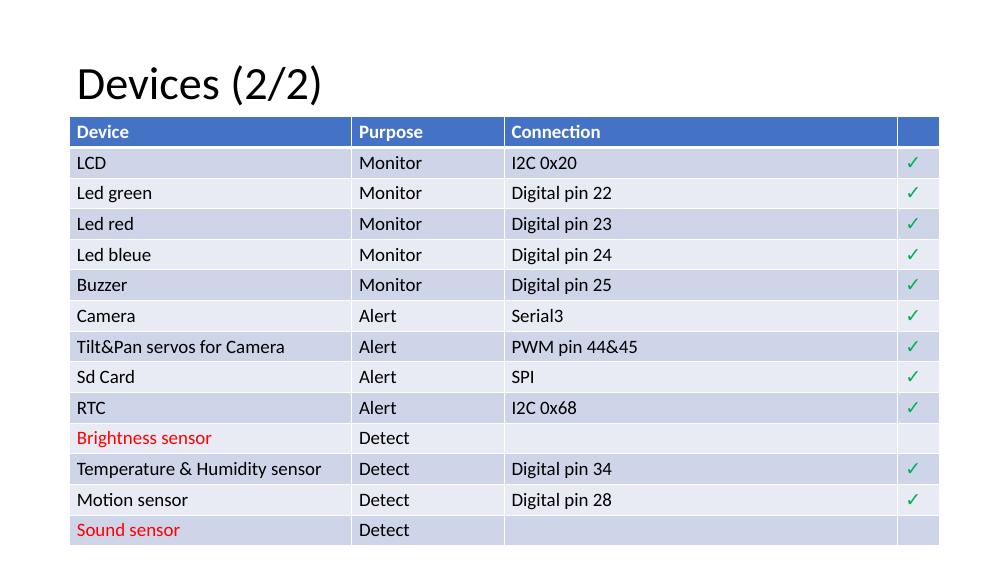
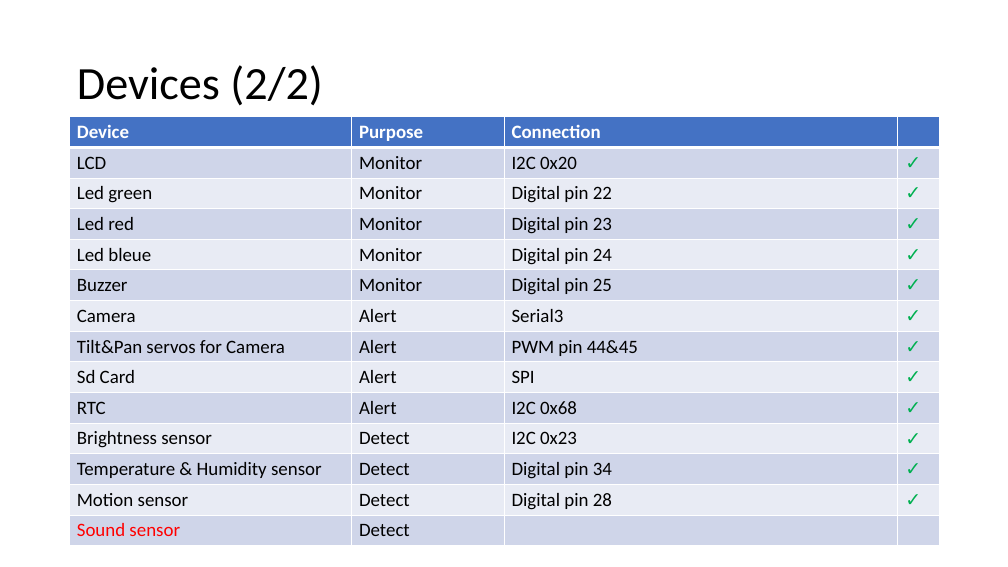
Before and after one commit to RobotEdh/RobotMicroControl, a slide deck: slide 5 of libraries/Diagramm Robot v2.pptx. Drawn at 1008x567 pixels with LibreOffice and Linux fonts; fonts in the diff are those of the drawing. Boxes give left, top, right and bottom in pixels: in the first picture for what was removed or moved away, otherwise in the second. Text is boxed around its words. In the diff, an @@ line names an element or a change of style, - is before the commit and + after.

```diff
--- a/libraries/Diagramm Robot v2.pptx
+++ b/libraries/Diagramm Robot v2.pptx
@@ table at (70, 116, 940, 544) @@
-row 11, column 3: 
+row 11, column 3: I2C 0x23
@@ text colour #FF0000 to #000000 in "Brightness sensor" @@
```
Also in this commit, not shown: 5 other slides changed, 11 other files.
